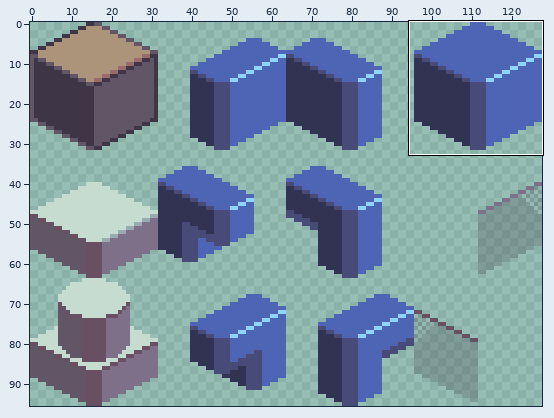
Edited in one commit: pixel-art file (Brackeys Game Jam 2025.1/tilemap.aseprite). The first picture is a wide view before the edit; the outline marks the close-up.
Close-up. Before:
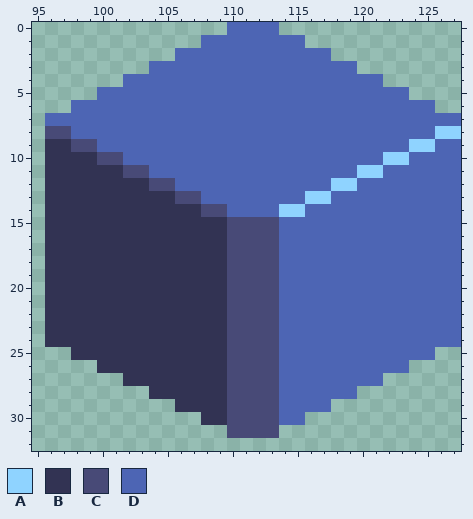
128x96 pixels, 1 frame. Shown: x 95..127, y 0..32. The commit also changed other parts of the picture, which this record leaves out.
Visible layers, top first: "showcase", "wall", "floor".
Palette (. is transparent): A #8fd3ff  B #323353  C #484a77  D #4d65b4
Pixels before, first column x 96:
 0 ..............DDDD..............
 1 ............DDDDDDDD............
 2 ..........DDDDDDDDDDDD..........
 3 ........DDDDDDDDDDDDDDDD........
 4 ......DDDDDDDDDDDDDDDDDDDD......
 5 ....DDDDDDDDDDDDDDDDDDDDDDDD....
 6 ..DDDDDDDDDDDDDDDDDDDDDDDDDDDD..
 7 DDDDDDDDDDDDDDDDDDDDDDDDDDDDDDDD
 8 CCDDDDDDDDDDDDDDDDDDDDDDDDDDDDAA
 9 BBCCDDDDDDDDDDDDDDDDDDDDDDDDAADD
10 BBBBCCDDDDDDDDDDDDDDDDDDDDAADDDD
11 BBBBBBCCDDDDDDDDDDDDDDDDAADDDDDD
12 BBBBBBBBCCDDDDDDDDDDDDAADDDDDDDD
13 BBBBBBBBBBCCDDDDDDDDAADDDDDDDDDD
14 BBBBBBBBBBBBCCDDDDAADDDDDDDDDDDD
15 BBBBBBBBBBBBBBCCCCDDDDDDDDDDDDDD
16 BBBBBBBBBBBBBBCCCCDDDDDDDDDDDDDD
17 BBBBBBBBBBBBBBCCCCDDDDDDDDDDDDDD
18 BBBBBBBBBBBBBBCCCCDDDDDDDDDDDDDD
19 BBBBBBBBBBBBBBCCCCDDDDDDDDDDDDDD
20 BBBBBBBBBBBBBBCCCCDDDDDDDDDDDDDD
21 BBBBBBBBBBBBBBCCCCDDDDDDDDDDDDDD
22 BBBBBBBBBBBBBBCCCCDDDDDDDDDDDDDD
23 BBBBBBBBBBBBBBCCCCDDDDDDDDDDDDDD
24 BBBBBBBBBBBBBBCCCCDDDDDDDDDDDDDD
25 ..BBBBBBBBBBBBCCCCDDDDDDDDDDDD..
26 ....BBBBBBBBBBCCCCDDDDDDDDDD....
27 ......BBBBBBBBCCCCDDDDDDDD......
28 ........BBBBBBCCCCDDDDDD........
29 ..........BBBBCCCCDDDD..........
30 ............BBCCCCDD............
31 ..............CCCC..............
After the commit:
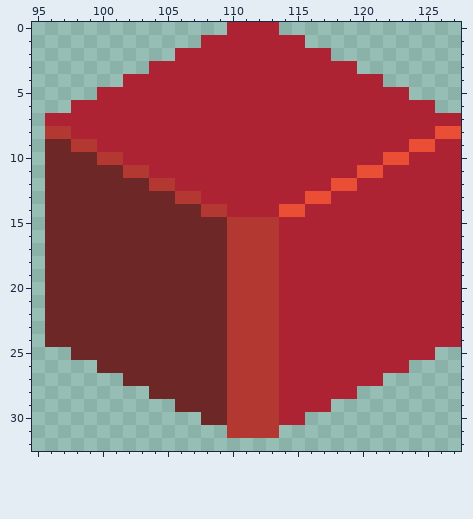
Changes in this commit:
Colour A changes from #8fd3ff to #ea4f36.
Colour B changes from #323353 to #6e2727.
Colour C changes from #484a77 to #b33831.
Colour D changes from #4d65b4 to #ae2334.
Boxes around the changes in both close-ups, in picture pixels (x1, y1, x2, y2):
changed: (45, 22, 461, 438)
